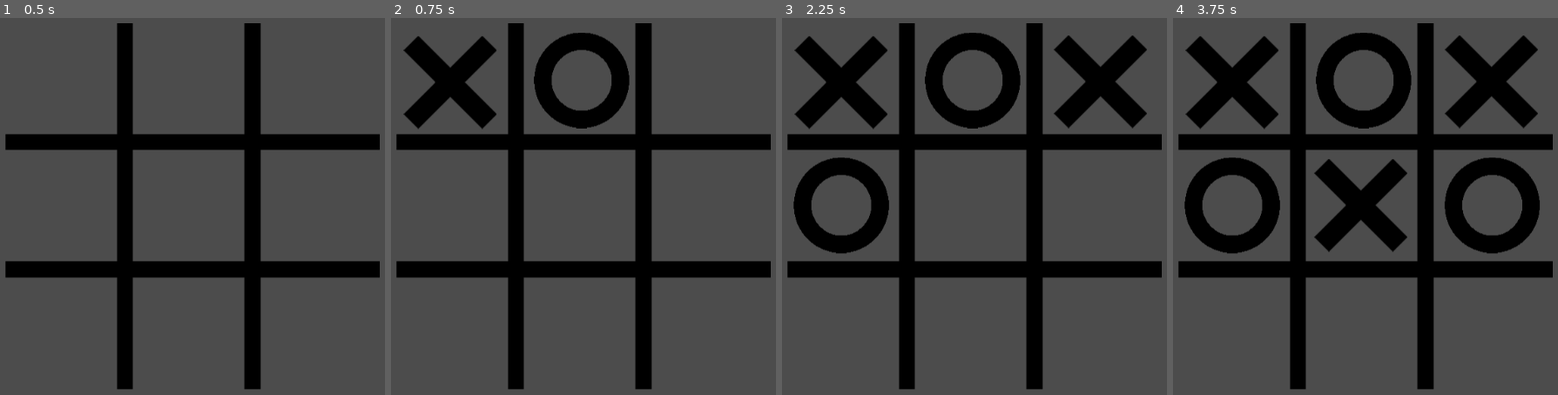
Above: before the commit, frames 1-4 (left to right).
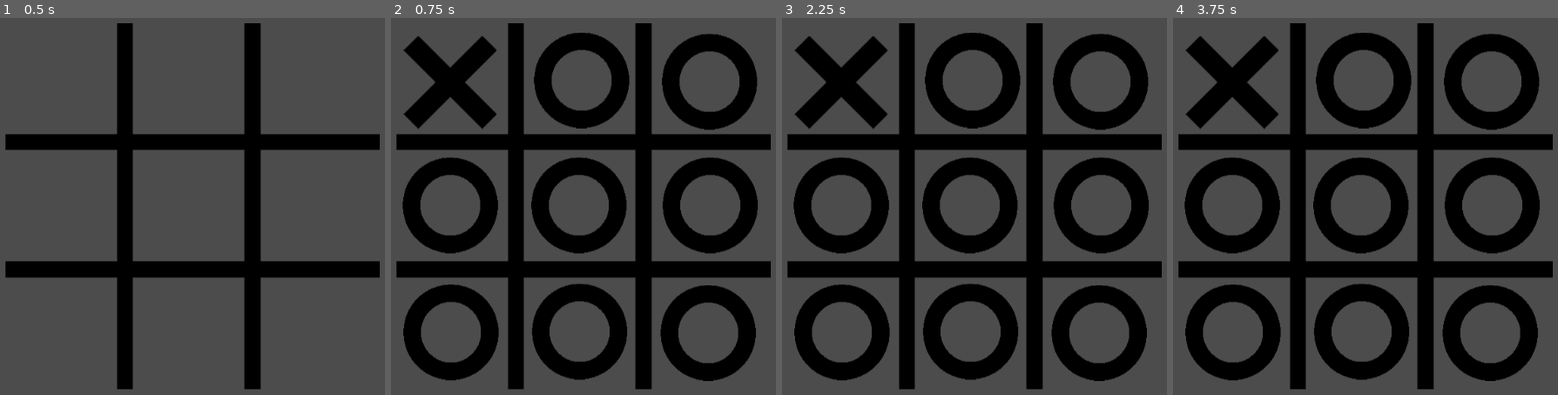
Above: after the commit, the same moments.

Repository: jdorres/espjogos2022-tic-tac-toe
Game: Godot game, scene res://Scenes/GameManager.tscn
The game is run twice, just before and just after one commit, with the same random seed, the same clock (stepped at 60 frames per second) and the same inputs.
Inputs (mouse positions are in pixels of both pictures, inside the frame that each line leads up to):
- Up to frame 1 (0.5 s): no input
- Up to frame 2 (0.75 s): tap Enter at 0.5 s; move the mouse to (448, 82) at 0.52 s; click (448, 82) at 0.67 s
- Up to frame 3 (2.25 s): tap Space at 1.25 s; move the mouse to (974, 82) at 1.27 s; click (974, 82) at 1.42 s; tap Enter at 2 s; move the mouse to (1101, 82) at 2.02 s; click (1101, 82) at 2.17 s
- Up to frame 4 (3.75 s): tap Space at 2.75 s; move the mouse to (1230, 206) at 2.77 s; click (1230, 206) at 2.92 s; tap Enter at 3.5 s; move the mouse to (1361, 206) at 3.52 s; click (1361, 206) at 3.67 s

Frame 1 is identical in both runs. In frame 2, 21% of the frame differs, in the area x 2-96%, y 4-97%; in frame 3, 19%; in frame 4, 17%.

Commit message:
avançao uns 80% do minimax

Diff:
--- a/Scripts/PlayerIA.gd
+++ b/Scripts/PlayerIA.gd
@@ -1,16 +1,12 @@
 extends Node2D
-
-
-var boar_manager
-var rand = RandomNumberGenerator.new()
 
 func _ready():
 	pass # Replace with function body.
 
 
 func plays(board_nodes, board_size_lines, board_size_columns):
-	play_first_free_position(board_nodes, board_size_lines, board_size_columns)
-	#play_mini_max(board_nodes, board_size_lines, board_size_columns)
+	#play_first_free_position(board_nodes, board_size_lines, board_size_columns)
+	play_mini_max(board_nodes, board_size_lines, board_size_columns)
 
 func play_first_free_position(board_nodes, board_size_lines, board_size_columns):
 	for line in range(board_size_lines):
@@ -20,4 +16,94 @@
 				return
 
 func play_mini_max(board_nodes, board_size_lines, board_size_columns):
-	print("minimax")
+	var free_spaces  = free_spaces(board_nodes, board_size_lines, board_size_columns)
+	var bestScore = -999
+	var bestMove = null
+	var board_nodes_copy =  board_nodes.duplicate()
+
+	for free_space in free_spaces:
+		board_nodes_copy[free_space[0]][free_space[1]].set_player(2)
+		var score = minimax(board_nodes, board_size_lines, board_size_columns, free_spaces, false)
+		if(score > bestScore):
+			bestScore = score
+			bestMove = board_nodes[free_space[0]][free_space[1]]
+	bestMove.set_player(2)
+
+func minimax(board_nodes, board_size_lines, board_size_columns, free_spaces, isMaximazing):
+	var winning_player = check_winner(board_nodes, board_size_lines, board_size_columns)
+	if(winning_player != 0):
+		return winning_player
+
+	if(isMaximazing):
+		return 1
+	else:
+		return 1
+
+func free_spaces(board_nodes, board_size_lines, board_size_columns):
+	var free_spaces = []
+	for line in range(board_size_lines):
+		for column in range(board_size_columns):
+			if(board_nodes[line][column].get_player() == 0):
+				free_spaces.append([line, column])
+	return free_spaces
+
+func check_winner(board_nodes, board_size_lines, board_size_columns):
+	# Checa vitória para cada player
+	for player in [1, 2]:
+		# Verifica linhas
+		for line in range(board_size_lines):
+			if(check_line(board_nodes, board_size_lines, board_size_columns, line, player)):
+				return player;
+
+		# Verifica colunas
+		for column in range(board_size_columns):
+			if(check_column(board_nodes, board_size_lines, board_size_columns, column, player)):
+				return player;
+
+		# Verifica diagonais
+		for diagonal in [0, 2]:
+			if(check_diagonal(board_nodes, board_size_lines, board_size_columns, diagonal, player)):
+				return player;
+
+	# Até aqui, nenhum jogador ganhou.
+	# Checa se todas as posições estão ocupadas
+	var empty_positions = 0;
+	for line in range(board_size_lines):
+		for column in range(board_size_columns):
+			if(board_nodes[line][column].get_player() == 0):
+				empty_positions += 1;
+
+	# Se todas estão ocupapdas, deu velha!
+	if(empty_positions == 0):
+		return 3;
+
+	# Senão, o jogo ainda não terminou.
+	return 0;
+
+func check_line(board_nodes, board_size_lines, board_size_columns, line, player):
+	for column in range(board_size_columns):
+		if(board_nodes[line][column].get_player() != player):
+			return false;
+	return true;
+
+func check_column(board_nodes, board_size_lines, board_size_columns, column, player):
+	for line in range(board_size_lines):
+		if(board_nodes[line][column].get_player() != player):
+			return false;
+	return true;
+
+func check_diagonal(board_nodes, board_size_lines, board_size_columns, diagonal, player):
+	# Percorre as linhas
+	for line in range(board_size_lines):
+		var column;
+		if(diagonal == 0):
+			# Diagonal principal
+			column = line;
+		else:
+			# Diagonal secundária, inverte a coluna
+			column = board_size_columns - line - 1;
+
+		if(board_nodes[line][column].get_player() != player):
+			return false;
+
+	return true;
